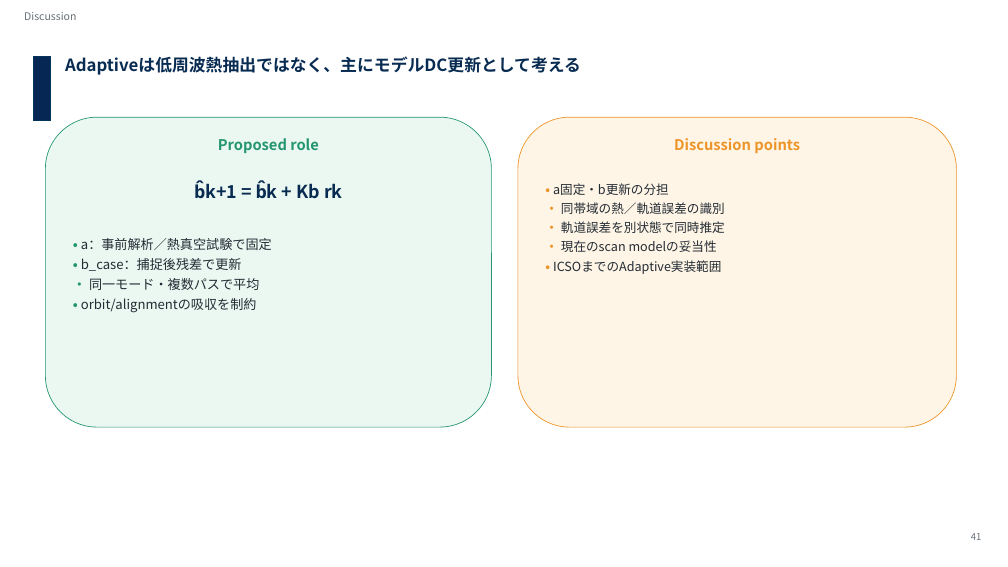
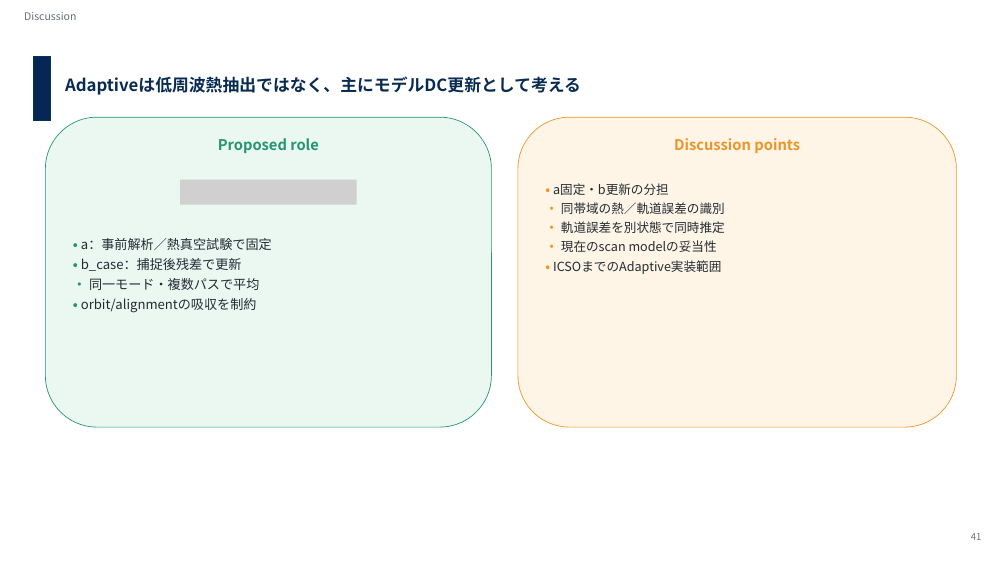
Before and after one commit to Hideki-1029/thermal-deformation-optcomm, a slide deck: slide 40 of papers/seminar/20260721_optcommrg_takamoto_v3_issl.pptx (slide 39 before the commit). Drawn at 1008x567 pixels with LibreOffice and Linux fonts; fonts in the diff are those of the drawing; grey boxes stand for pictures; background and template pictures are left out. Boxes give left, top, right and bottom in pixels: in the first picture for what was removed or moved away, otherwise in the second. Text is boxed around its words. In the diff, an @@ line names an element or a change of style, - is before the commit and + after.

```diff
--- a/papers/seminar/20260721_optcommrg_takamoto_v3_issl.pptx
+++ b/papers/seminar/20260721_optcommrg_takamoto_v3_issl.pptx
@@ text "Adaptiveは低周波熱抽出ではなく、主にモデルDC更新として考える": place and size @@
-text "Adaptiveは低周波熱抽出ではなく、主にモデルDC更新として考える" at box(65, 56, 581, 75)
+text "Adaptiveは低周波熱抽出ではなく、主にモデルDC更新として考える" at box(65, 76, 581, 95)
@@ picture added at box(180, 180, 357, 205) @@
@@ text removed at box(194, 181, 343, 199) @@
-b̂k+1 = b̂k + Kb rk
```
Also in this commit, not shown: 17 other slides changed, 3 slides added, 2 slides removed.
